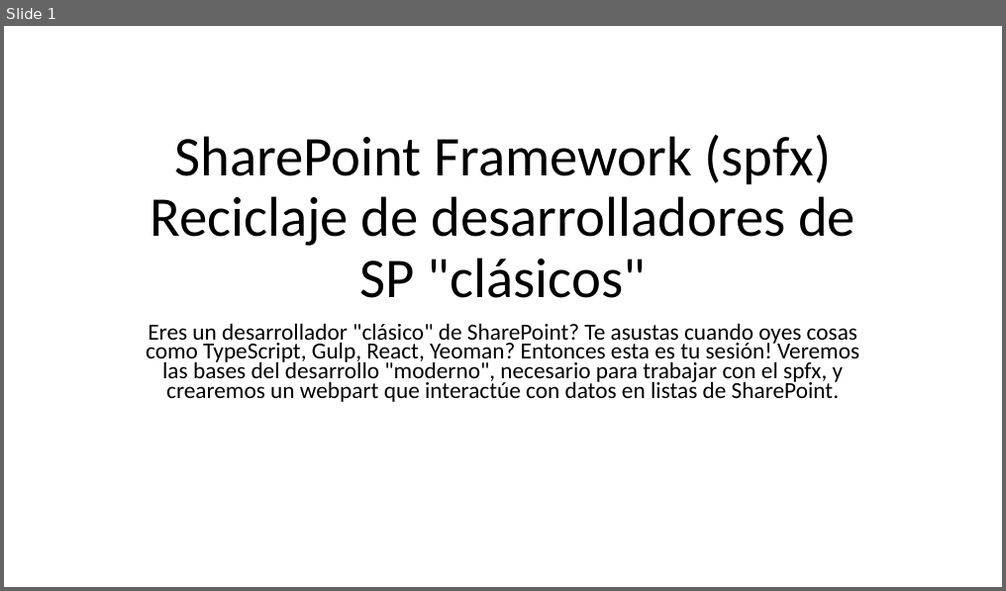
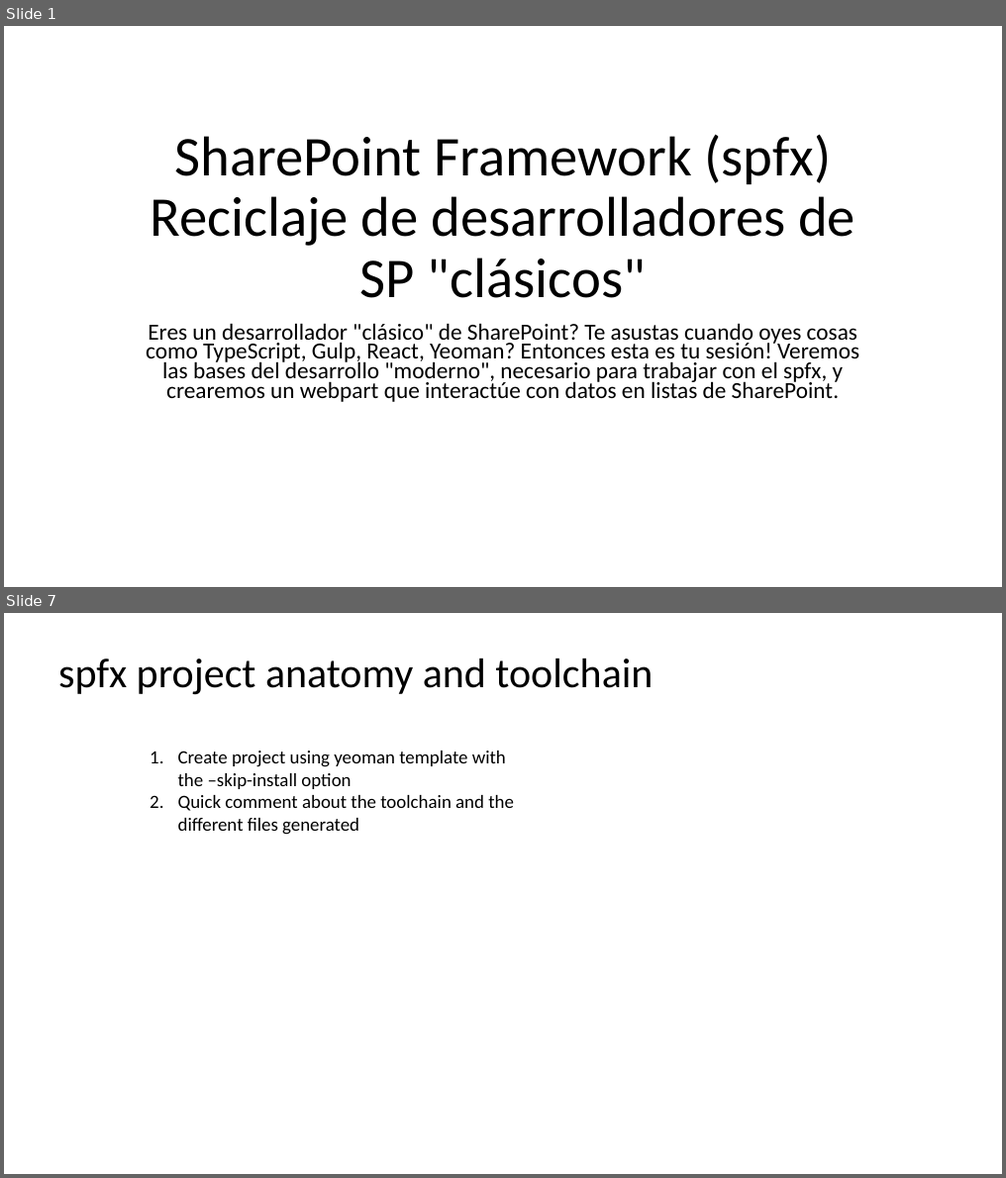
Before and after one commit to luismanez/sp-saturday-barcelona-2017, a slide deck: slides/spfx para classic devs.pptx. Shown one above the other, each under a label of ours: slide 1 before the commit, slides 1 and 7 after it; the slides between them are not shown. The pictures are 1006x591 and 1006x1178 pixels, drawn with LibreOffice and Linux fonts; fonts in the diff are those of the drawing. Boxes give left, top, right and bottom in pixels: in the first picture for what was removed or moved away, otherwise in the second. Text is boxed around its words. In the diff, an @@ line names an element or a change of style, - is before the commit and + after.

```diff
--- a/slides/spfx para classic devs.pptx
+++ b/slides/spfx para classic devs.pptx
@@ slide 7 added at [4,613,1002,1174], background #FFFFFF @@
@@ text added at [58,659,652,695], 40 pt, text #000000 @@
+spfx project anatomy and toolchain
@@ text added at [178,751,514,835], 18 pt, text #000000 @@
+1. Create project using yeoman template with the –skip-install option
+2. Quick comment about the toolchain and the different files generated
```
Also in this commit, not shown: 5 other slides added, 4 other files.
